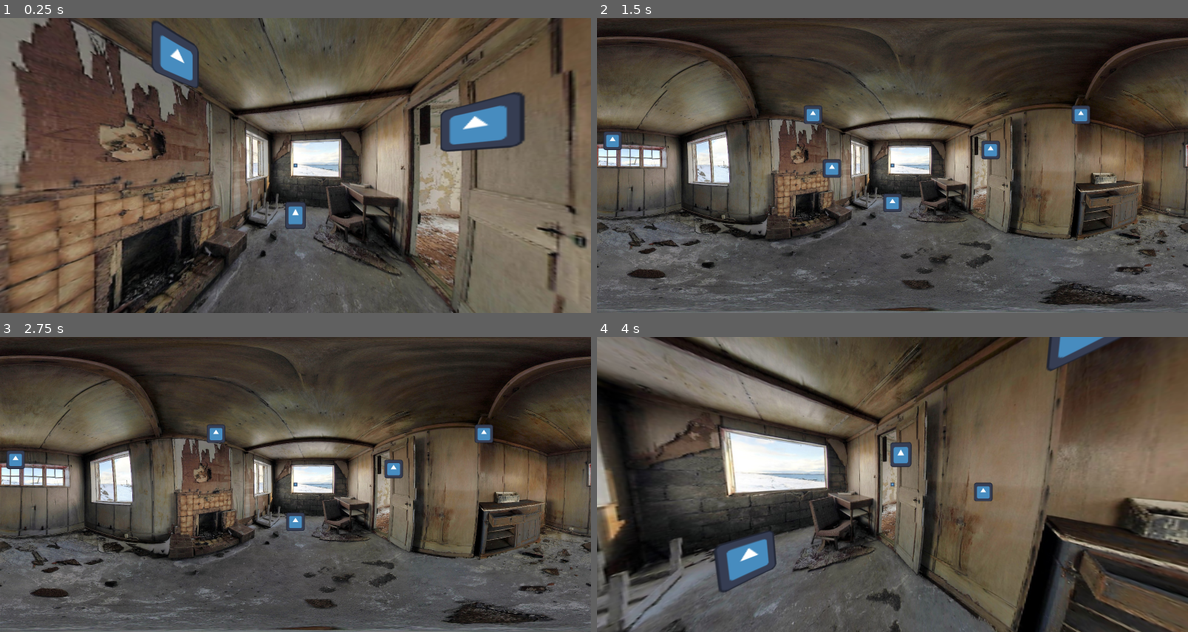
Above: before the commit, frames 1-4 (two rows, left to right).
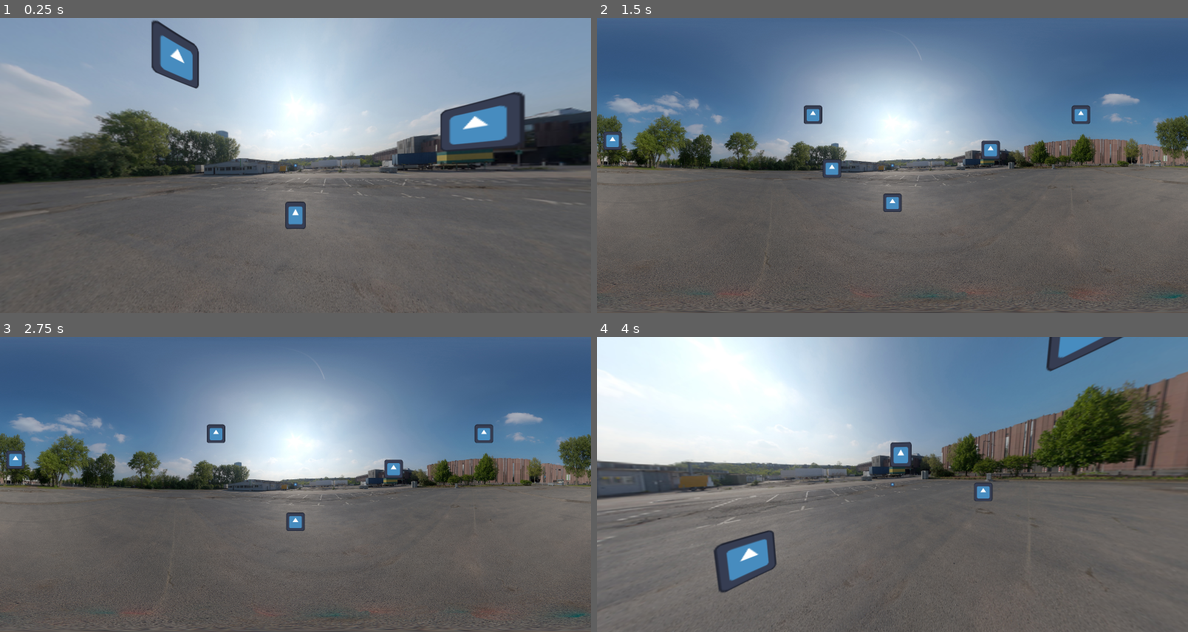
Above: after the commit, the same moments.

Repository: AlexPham0209/fnaf-scrolling-test
Game: Godot game, scene res://src/scenes/room.tscn
The game is run twice, just before and just after one commit, with the same random seed, the same clock (stepped at 60 frames per second) and the same inputs. The project has no main scene, so this scene is started directly. The engine's default icon, where the game draws it, is replaced by a stand-in: a white triangle on a blue panel in a dark square.
Inputs (mouse positions are in pixels of both pictures, inside the frame that each line leads up to):
- Up to frame 1 (0.25 s): no input
- Up to frame 2 (1.5 s): tap Enter at 0.5 s; move the mouse to (922, 165) at 0.52 s; hold V (show_cursor) 0.53-1.28 s; tap Space at 1.25 s; move the mouse to (862, 165) at 1.27 s; tap C (show_perspective) at 1.35 s
- Up to frame 3 (2.75 s): tap Enter at 2 s; move the mouse to (307, 478) at 2.02 s; hold V (show_cursor) from 2.03 s (still down)
- Up to frame 4 (4 s): tap Space at 2.75 s; move the mouse to (886, 490) at 2.77 s; release V (show_cursor) at 2.78 s; tap C (show_perspective) at 2.85 s; tap Enter at 3.5 s; move the mouse to (933, 487) at 3.52 s; hold V (show_cursor) from 3.53 s (still down)

The runs differ from the first frame. In frame 1, 84% of the frame differs, in the area x 0-100%, y 0-100%; in frame 2, 72%; in frame 3, 72%; in frame 4, 78%.

Commit message:
Added camera shader

Diff:
--- /dev/null
+++ b/src/scenes/camera_test.tscn
@@ -0,0 +1,23 @@
+[gd_scene load_steps=4 format=3 uid="uid://cyy8g4w7xw3p4"]
+
+[ext_resource type="Texture2D" uid="uid://2376lvcxsj7n" path="res://src/assets/office.png" id="1_udsug"]
+[ext_resource type="Shader" uid="uid://b83v6f5jjlqmp" path="res://src/shaders/camera.gdshader" id="2_hc2j0"]
+
+[sub_resource type="ShaderMaterial" id="ShaderMaterial_8xmya"]
+shader = ExtResource("2_hc2j0")
+shader_parameter/noiseScale = 100.0
+shader_parameter/noiseAmplitude = 2.5
+shader_parameter/start = 0.0
+shader_parameter/stepSize = 5.0
+
+[node name="CameraTest" type="Node2D"]
+
+[node name="Office" type="Sprite2D" parent="."]
+position = Vector2(1024.5, 511)
+scale = Vector2(0.682333, 0.684)
+texture = ExtResource("1_udsug")
+
+[node name="ColorRect" type="ColorRect" parent="."]
+material = SubResource("ShaderMaterial_8xmya")
+offset_right = 2048.0
+offset_bottom = 1024.0
--- a/src/scenes/room.tscn
+++ b/src/scenes/room.tscn
@@ -19,7 +19,6 @@
 texture = ExtResource("2_pmw8x")
 
 [node name="ParkingLot" type="Sprite2D" parent="Rooms"]
-visible = false
 position = Vector2(2048, 1024)
 texture = ExtResource("3_txsba")
 
--- a/src/scripts/fnaf_office.gd
+++ b/src/scripts/fnaf_office.gd
@@ -1,5 +1,5 @@
 extends Node2D
-
+@onready var viewport: SubViewport = $SubViewport
 func _ready() -> void:
 	Input.mouse_mode = Input.MOUSE_MODE_CAPTURED
 
@@ -10,11 +10,11 @@
 	get_tree().paused = not get_tree().paused
 	Input.mouse_mode = Input.MOUSE_MODE_VISIBLE if get_tree().paused else Input.MOUSE_MODE_CAPTURED
 
-func left_door():
+func left_door() -> void:
 	print("Left door")
 
-func right_door():
+func right_door() -> void:
 	print("Right door")
 
-func camera():
+func camera() -> void:
 	print("Camera")
--- a/src/scripts/perspective.gd
+++ b/src/scripts/perspective.gd
@@ -36,7 +36,7 @@
 	if Input.is_action_just_pressed("show_perspective"):
 		self.visible = not self.visible
 
-func _input(event):
+func _input(event) -> void:
 	if Input.get_mouse_mode() != Input.MOUSE_MODE_CAPTURED or event is not InputEventMouseMotion:
 		return
 
--- /dev/null
+++ b/src/shaders/camera.gdshader
@@ -0,0 +1,42 @@
+shader_type canvas_item;
+uniform sampler2D screenTexture : hint_screen_texture, repeat_disable, filter_nearest;
+uniform float noiseScale = 100.0;
+uniform float noiseAmplitude = 1.0;
+uniform float start = 5.0;
+uniform float stepSize = 2.0;
+
+vec2 random(vec2 uv){
+    uv = vec2( dot(uv, vec2(127.1,311.7) ),
+               dot(uv, vec2(269.5,183.3) ) );
+    return -1.0 + 2.0 * fract(sin(uv) * 43758.5453123);
+}
+
+float noise(vec2 uv) {
+    vec2 uv_index = floor(uv);
+    vec2 uv_fract = fract(uv);
+
+    vec2 blur = smoothstep(0.0, 1.0, uv_fract);
+
+    return mix( mix( dot( random(uv_index + vec2(0.0,0.0) ), uv_fract - vec2(0.0,0.0) ),
+                     dot( random(uv_index + vec2(1.0,0.0) ), uv_fract - vec2(1.0,0.0) ), blur.x),
+                mix( dot( random(uv_index + vec2(0.0,1.0) ), uv_fract - vec2(0.0,1.0) ),
+                     dot( random(uv_index + vec2(1.0,1.0) ), uv_fract - vec2(1.0,1.0) ), blur.x), blur.y) + 0.5;
+}
+
+void fragment() {
+	// Called for every pixel the material is visible on.
+	vec2 uv = SCREEN_UV;
+	vec3 color = vec3(0.);
+	float offset = noise(SCREEN_UV * noiseScale + TIME * 2.0);
+
+	color.r = textureLod(screenTexture, vec2(uv.x - ((start + stepSize) - offset * noiseAmplitude) * SCREEN_PIXEL_SIZE.x, uv.y), 0.0f).r;
+	color.g = textureLod(screenTexture, vec2(uv.x - ((start + stepSize * 2.) - offset * noiseAmplitude) * SCREEN_PIXEL_SIZE.x, uv.y), 0.0f).g;
+	color.b = textureLod(screenTexture, vec2(uv.x - ((start + stepSize * 3.) - offset * noiseAmplitude) * SCREEN_PIXEL_SIZE.x, uv.y), 0.0f).b;
+
+	COLOR.rgb = color;
+}
+
+//void light() {
+//	// Called for every pixel for every light affecting the CanvasItem.
+//	// Uncomment to replace the default light processing function with this one.
+//}
Not shown, added: src/shaders/camera.gdshader.uid
